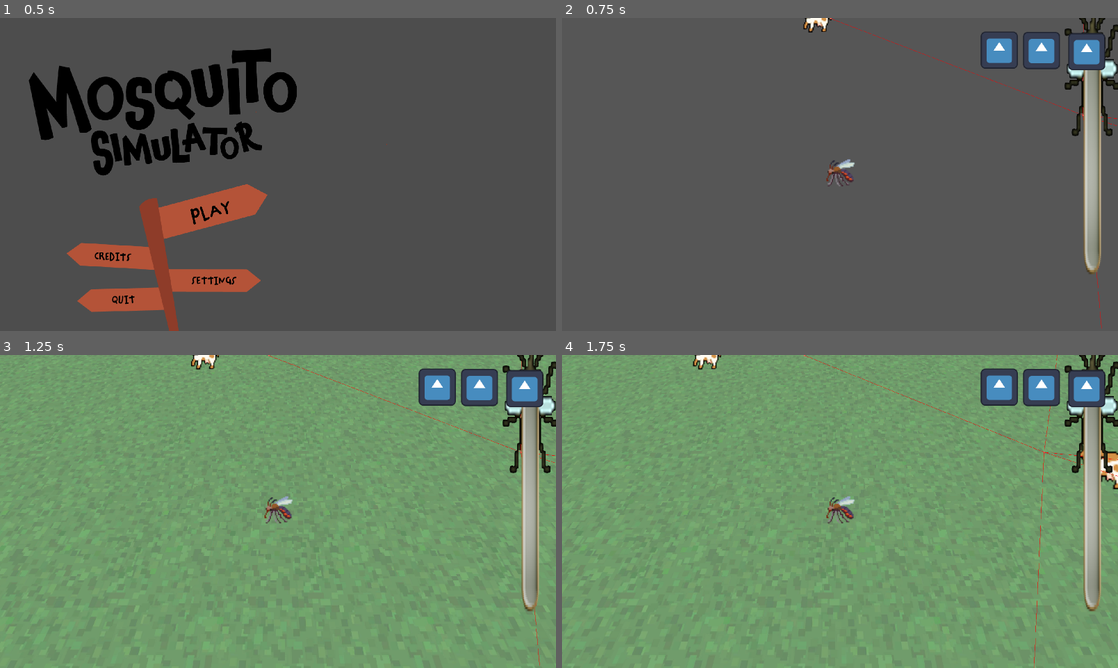
Above: before the commit, frames 1-4 (two rows, left to right).
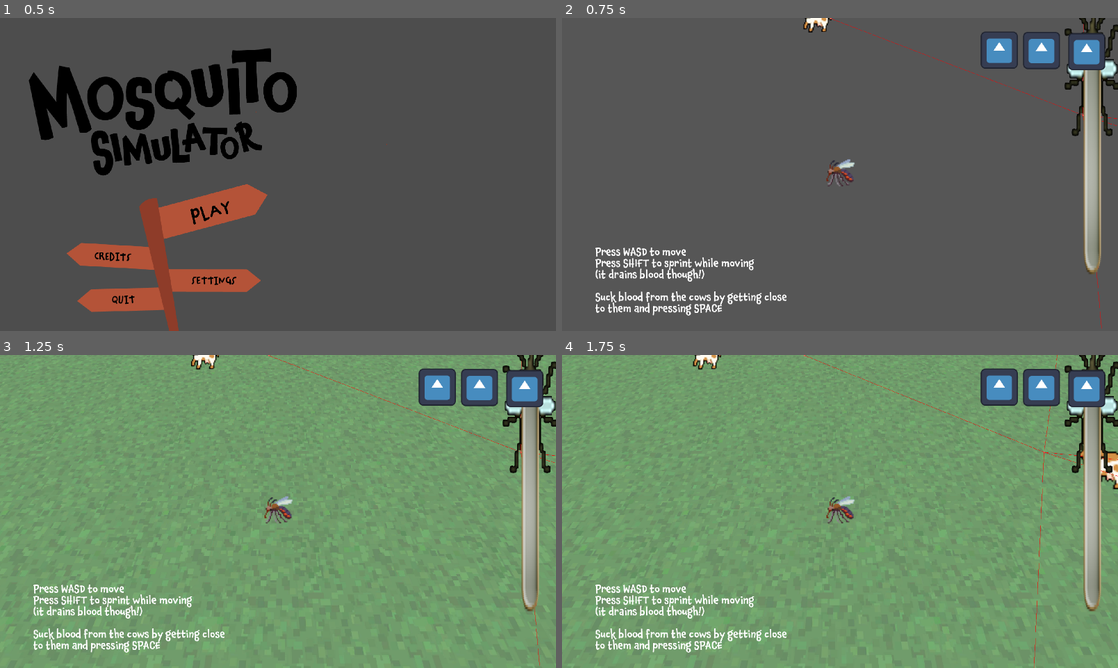
Above: after the commit, the same moments.

Repository: BrownRISDGameDevelopers/mosquito-simulator
Game: Godot game, scene res://scenes/MainMenu.tscn
The game is run twice, just before and just after one commit, with the same random seed, the same clock (stepped at 60 frames per second) and the same inputs. The engine's default icon, where the game draws it, is replaced by a stand-in: a white triangle on a blue panel in a dark square.
Inputs (mouse positions are in pixels of both pictures, inside the frame that each line leads up to):
- Up to frame 1 (0.5 s): no input
- Up to frame 2 (0.75 s): click (773, 208) at 0.5 s
- Up to frame 3 (1.25 s): no input
- Up to frame 4 (1.75 s): hold D (right) from 1.28 s (still down); hold Shift (sprint) from 1.28 s (still down)

Frame 1 is identical in both runs. In frame 2, 1.6% of the frame differs, in the area x 6-41%, y 73-96%; in frame 3, 1.6%; in frame 4, 1.6%.

Commit message:
tutorial instructions added

Diff:
--- a/scenes/LevelContainer.tscn
+++ b/scenes/LevelContainer.tscn
@@ -1,9 +1,10 @@
-[gd_scene load_steps=5 format=3 uid="uid://dkd675tlyb8ra"]
+[gd_scene load_steps=6 format=3 uid="uid://dkd675tlyb8ra"]
 
 [ext_resource type="Script" uid="uid://cea4mxa35k4wb" path="res://scripts/level_container.gd" id="1_etwxj"]
 [ext_resource type="PackedScene" uid="uid://21duxb65jl10" path="res://scenes/SwatMinigame.tscn" id="3_tsmwp"]
 [ext_resource type="Texture2D" uid="uid://cads8sa417atu" path="res://icon.svg" id="4_wm43x"]
 [ext_resource type="PackedScene" uid="uid://cuudj6gmqmnno" path="res://scenes/BloodBar.tscn" id="4_x305a"]
+[ext_resource type="PackedScene" uid="uid://dxyhnihe4roi5" path="res://scenes/TutorialInstructions.tscn" id="5_wm43x"]
 
 [node name="LevelContainer" type="Control"]
 layout_mode = 3
@@ -90,4 +91,7 @@
 offset_right = 40.0
 offset_bottom = 40.0
 
+[node name="TutorialInstructions" parent="." instance=ExtResource("5_wm43x")]
+layout_mode = 1
+
 [connection signal="exited_bounds" from="MinigameViewport/SubViewport/SwatMinigame" to="." method="_on_swat_minigame_exited_bounds"]
--- /dev/null
+++ b/scenes/TutorialInstructions.tscn
@@ -0,0 +1,54 @@
+[gd_scene load_steps=3 format=3 uid="uid://dxyhnihe4roi5"]
+
+[ext_resource type="FontFile" uid="uid://c7vbvnaiafor2" path="res://assets/fonts/Chaloops Medium.otf" id="1_nylga"]
+[ext_resource type="Script" uid="uid://chjfn5glev8np" path="res://scripts/tutorial_instructions.gd" id="1_nyyqf"]
+
+[node name="TutorialInstructions" type="Control"]
+layout_mode = 3
+anchors_preset = 15
+anchor_right = 1.0
+anchor_bottom = 1.0
+grow_horizontal = 2
+grow_vertical = 2
+script = ExtResource("1_nyyqf")
+
+[node name="MovementInstructions" type="Label" parent="."]
+layout_mode = 1
+anchors_preset = 3
+anchor_left = 1.0
+anchor_top = 1.0
+anchor_right = 1.0
+anchor_bottom = 1.0
+offset_left = -1804.0
+offset_top = -288.0
+offset_right = -1133.0
+offset_bottom = -57.0
+grow_horizontal = 0
+grow_vertical = 0
+theme_override_fonts/font = ExtResource("1_nylga")
+theme_override_font_sizes/font_size = 36
+text = "Press WASD to move
+Press SHIFT to sprint while moving
+(it drains blood though!)
+
+Suck blood from the cows by getting close
+to them and pressing SPACE"
+
+[node name="MinigameInstructions" type="Label" parent="."]
+layout_mode = 1
+anchors_preset = 3
+anchor_left = 1.0
+anchor_top = 1.0
+anchor_right = 1.0
+anchor_bottom = 1.0
+offset_left = -1804.0
+offset_top = -216.0
+offset_right = -1125.0
+offset_bottom = -102.0
+grow_horizontal = 0
+grow_vertical = 0
+theme_override_fonts/font = ExtResource("1_nylga")
+theme_override_font_sizes/font_size = 36
+text = "Suck blood by standing still!
+
+In the real game, watch out for the hands :)"
--- a/scripts/level_container.gd
+++ b/scripts/level_container.gd
@@ -9,6 +9,7 @@
 @onready var hearts = [$Heart3, $Heart2, $Heart1]
 # @onready var infinite_mode: bool = false
 @onready var blood_bar: Control = $BloodBar
+@onready var tutorial_instructions: Control = $TutorialInstructions
 
 const WIN_SCREEN = preload("res://scenes/WinScreen.tscn")
 const LOSE_SCREEN = preload("res://scenes/LoseScreen.tscn")
@@ -19,6 +20,7 @@
 const LOAD_SCREEN = preload("res://scenes/Loading.tscn")
 
 var CURR_MAP
+var in_tutorial = false
 
 @onready var npcs # update in set_level: npc will register themselves
 
@@ -33,6 +35,11 @@
 	else:
 		CURR_MAP = Global.starting_level
 		set_level(CURR_MAP)
+		if CURR_MAP == TUTORIAL_MAP:
+			in_tutorial = true
+			tutorial_instructions.visible = true
+		else:
+			tutorial_instructions.visible = false
 
 	toggle_minigame(playing_minigame)
 
@@ -82,12 +89,17 @@
 func toggle_minigame(minigame_state):
 	playing_minigame = minigame_state
 	minigame_viewport.visible = playing_minigame
+
 	if playing_minigame:
 		minigame_viewport.process_mode = Node.PROCESS_MODE_PAUSABLE
 		$MapViewport.scale = Vector2(0.25, 0.25)
+		if in_tutorial:
+			tutorial_instructions.show_minigame_instructions()
 	if not playing_minigame:
 		minigame_viewport.process_mode = Node.PROCESS_MODE_DISABLED
 		$MapViewport.scale = Vector2.ONE
+		if in_tutorial:
+			tutorial_instructions.show_movement_instructions()
 
 
 func _process(_delta) -> void:
--- /dev/null
+++ b/scripts/tutorial_instructions.gd
@@ -0,0 +1,16 @@
+extends Control
+
+@onready var minigame_instructions: Label = $MinigameInstructions
+@onready var movement_instructions: Label = $MovementInstructions
+
+func _ready() -> void:
+	minigame_instructions.visible = false
+	movement_instructions.visible = true
+
+func show_minigame_instructions() -> void:
+	minigame_instructions.visible = true
+	movement_instructions.visible = false
+
+func show_movement_instructions() -> void:
+	minigame_instructions.visible = false
+	movement_instructions.visible = true
Not shown, added: scripts/tutorial_instructions.gd.uid
